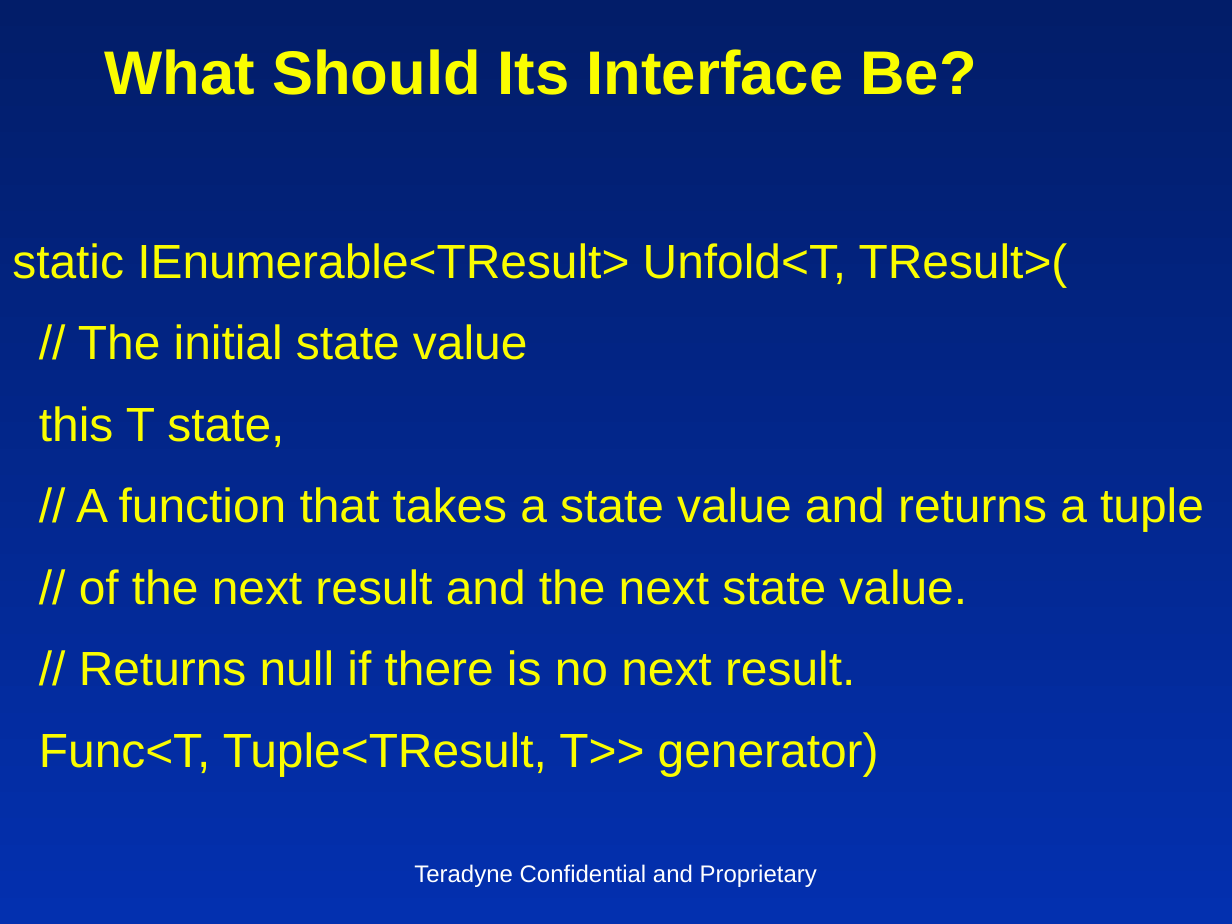
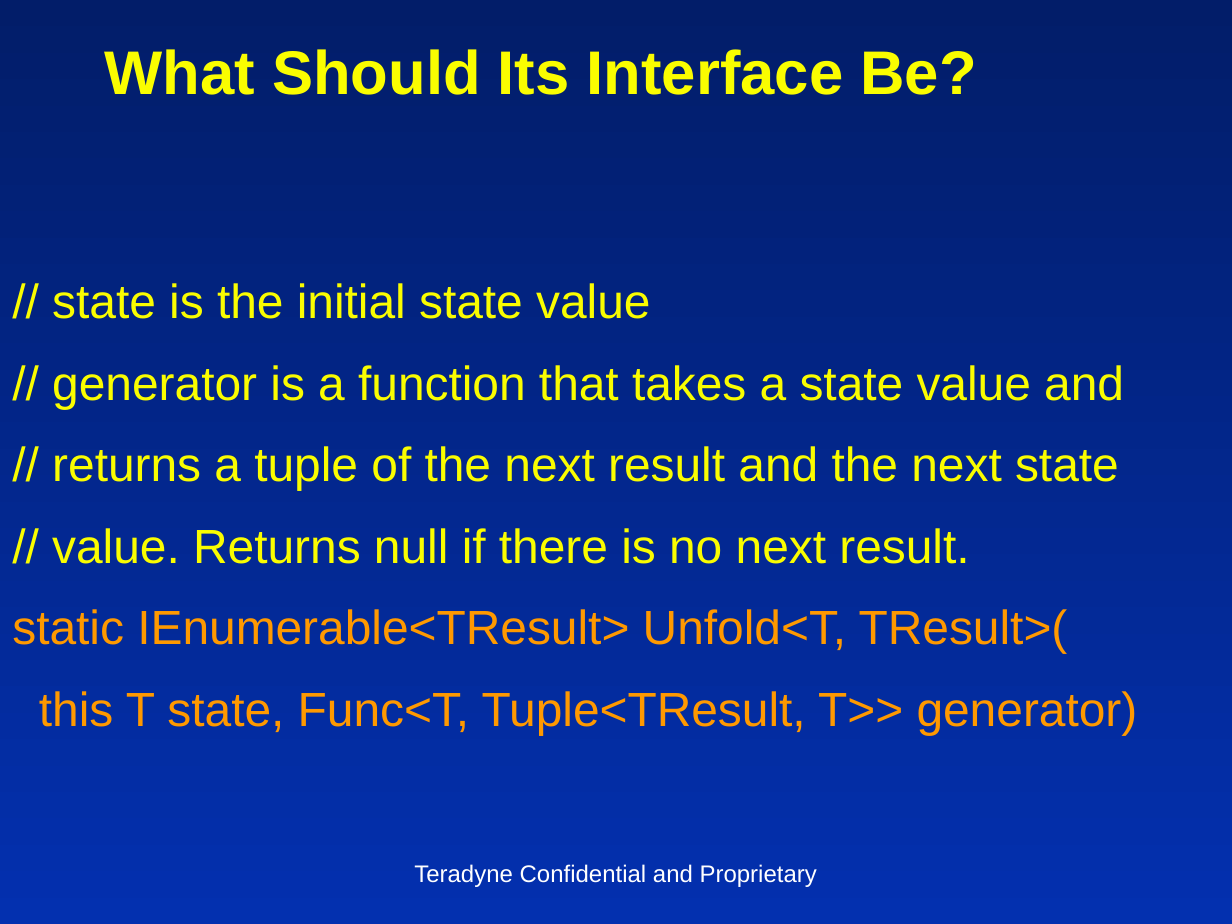
Before and after one commit to insideoutclub/Euler, a slide deck: slide 6 of FiveEasyPieces2.pptx. Drawn at 1232x924 pixels with LibreOffice and Linux fonts; fonts in the diff are those of the drawing. Boxes give left, top, right and bottom in pixels: in the first picture for what was removed or moved away, otherwise in the second. Text is boxed around its words. In the diff, an @@ line names an element or a change of style, - is before the commit and + after.

```diff
--- a/FiveEasyPieces2.pptx
+++ b/FiveEasyPieces2.pptx
@@ text at (x1=52, y1=283, x2=1124, y2=564): paragraphs added @@
+// state is the initial state value
+// generator is a function that takes a state value and
+// returns a tuple of the next result and the next state
+// value. Returns null if there is no next result.
@@ text at (x1=12, y1=609, x2=1068, y2=654): text colour #FAFD00 to #FF9900 in "static IEnumerable<TResult> Unfold<T, TResult>(" @@
@@ text at (x1=39, y1=691, x2=1138, y2=735): text changed; text colour #FAFD00 to #FF9900 @@
-// The initial state value
-this T state,
-// A function that takes a state value and returns a tuple
-// of the next result and the next state value.
-// Returns null if there is no next result.
-Func<T, Tuple<TResult, T>> generator)
+this T state, Func<T, Tuple<TResult, T>> generator)
```
Also in this commit, not shown: 15 other slides changed, 1 other file.
